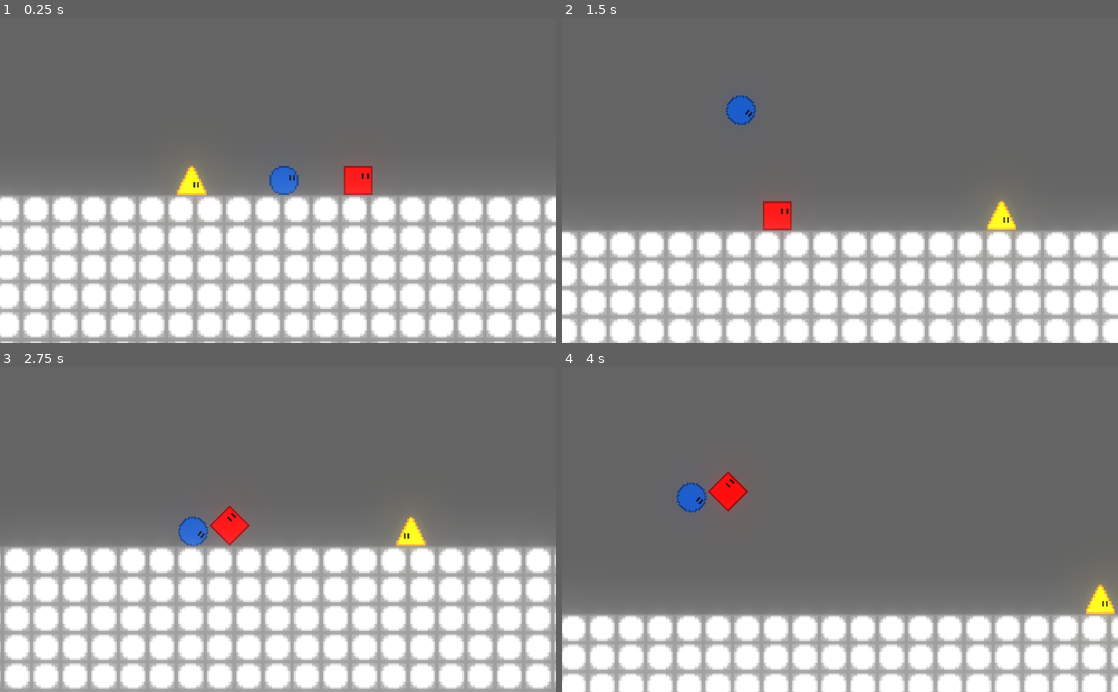
Above: before the commit, frames 1-4 (two rows, left to right).
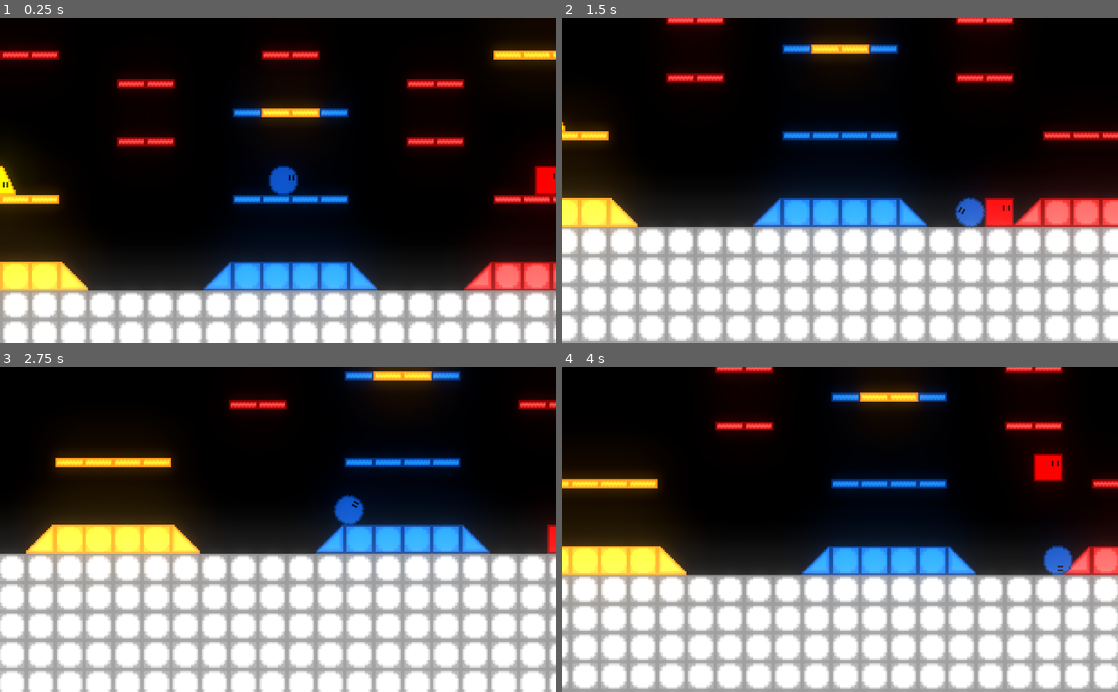
Above: after the commit, the same moments.

Repository: Kilka4/GeometricLogic
Game: Godot game, scene res://Scenes/Level1.tscn
The game is run twice, just before and just after one commit, with the same random seed, the same clock (stepped at 60 frames per second) and the same inputs. The project has no main scene, so this scene is started directly.
Inputs:
- Up to frame 1 (0.25 s): no input
- Up to frame 2 (1.5 s): tap Enter at 0.5 s; hold A (a) 0.53-1.28 s; hold Right (right) from 0.53 s (still down); tap Space (jump) at 0.77, 1.07 s; tap D (d) at 0.8, 1.35 s
- Up to frame 3 (2.75 s): tap Space (jump) at 1.52, 1.82 s; tap H (Player3h, bound only after the commit) at 1.55 s; release Right (right) at 2.03 s; hold Left (left) from 2.03 s (still down); hold H (Player3h, bound only after the commit) from 2.03 s (still down); tap K (Player3k, bound only after the commit) at 2.3 s
- Up to frame 4 (4 s): release Left (left) at 2.78 s; release H (Player3h, bound only after the commit) at 2.78 s; hold Right (right) from 2.78 s (still down); tap K (Player3k, bound only after the commit) at 2.85 s; tap Space (jump) at 3.02, 3.05, 3.32, 3.6, 3.77 s; tap W (Player1jump, bound only after the commit) at 3.8 s

The runs differ from the first frame. In frame 1, 95% of the frame differs, in the area x 0-100%, y 0-100%; in frame 2, 76%; in frame 3, 82%; in frame 4, 94%.

Commit message:
created a separate movement for each player

Diff:
--- a/Scenes/Camerafor3players.tscn
+++ b/Scenes/Camerafor3players.tscn
@@ -1,46 +1,8 @@
-[gd_scene load_steps=4 format=2]
+[gd_scene load_steps=2 format=2]
 
 [ext_resource path="res://Scripts/Camerafor3players.gd" type="Script" id=1]
-
-[sub_resource type="RectangleShape2D" id=1]
-extents = Vector2( 155.5, 10 )
-
-[sub_resource type="RectangleShape2D" id=2]
-extents = Vector2( 10, 109 )
 
 [node name="Camerafor3players" type="Camera2D"]
 current = true
 zoom = Vector2( 0.3, 0.3 )
 script = ExtResource( 1 )
-
-[node name="StaticBody2D" type="StaticBody2D" parent="."]
-collision_layer = 0
-collision_mask = 7
-
-[node name="CollisionShape2D" type="CollisionShape2D" parent="StaticBody2D"]
-position = Vector2( -0.5, -99 )
-shape = SubResource( 1 )
-
-[node name="StaticBody2D2" type="StaticBody2D" parent="."]
-collision_layer = 0
-collision_mask = 7
-
-[node name="CollisionShape2D" type="CollisionShape2D" parent="StaticBody2D2"]
-position = Vector2( 0, 98 )
-shape = SubResource( 1 )
-
-[node name="StaticBody2D3" type="StaticBody2D" parent="."]
-collision_layer = 0
-collision_mask = 7
-
-[node name="CollisionShape2D" type="CollisionShape2D" parent="StaticBody2D3"]
-position = Vector2( 162, 0 )
-shape = SubResource( 2 )
-
-[node name="StaticBody2D4" type="StaticBody2D" parent="."]
-collision_layer = 0
-collision_mask = 7
-
-[node name="CollisionShape2D" type="CollisionShape2D" parent="StaticBody2D4"]
-position = Vector2( -163, 0 )
-shape = SubResource( 2 )
--- a/Scenes/Level1.tscn
+++ b/Scenes/Level1.tscn
@@ -91,19 +91,19 @@
 position = Vector2( 1784, 456 )
 
 [node name="Triangle" parent="." instance=ExtResource( 1 )]
-position = Vector2( 414, -13 )
+position = Vector2( 1376, 400 )
 
 [node name="Circle" parent="." instance=ExtResource( 15 )]
-position = Vector2( 465, -10 )
+position = Vector2( 1532, 395 )
 
 [node name="Square" parent="." instance=ExtResource( 16 )]
-position = Vector2( 506, -10 )
+position = Vector2( 1679, 396 )
 
 [node name="Camerafor3players" parent="." instance=ExtResource( 14 )]
-position = Vector2( 464, -20 )
-player_1 = NodePath("../Triangle")
+position = Vector2( 1534, 387 )
+player_1 = NodePath("../Square")
 player_2 = NodePath("../Circle")
-player_3 = NodePath("../Square")
+player_3 = NodePath("../Triangle")
 
 [connection signal="Activated" from="WhiteButton" to="WhitewWall2" method="_on_WhiteButton_Activated"]
 [connection signal="Disabled" from="WhiteButton" to="WhitewWall2" method="_on_WhiteButton_Disabled"]
--- a/Scripts/Circle.gd
+++ b/Scripts/Circle.gd
@@ -14,9 +14,9 @@
 
 func get_input():
 	velocity.x = 0
-	var right = Input.is_action_pressed("d")
-	var left = Input.is_action_pressed("a")
-	var jump = Input.is_action_just_pressed("jump")
+	var right = Input.is_action_pressed("Player2rightarrow")
+	var left = Input.is_action_pressed("Player2leftarrow")
+	var jump = Input.is_action_just_pressed("Player2jumparrow")
 
 	if jump && is_on_floor():
 		jumping = true
--- a/Scripts/Square.gd
+++ b/Scripts/Square.gd
@@ -14,9 +14,9 @@
 
 func get_input():
 	velocity.x = 0
-	var right = Input.is_action_pressed("d")
-	var left = Input.is_action_pressed("a")
-	var jump = Input.is_action_just_pressed("jump")
+	var right = Input.is_action_pressed("Player1d")
+	var left = Input.is_action_pressed("Player1a")
+	var jump = Input.is_action_just_pressed("Player1jump")
 	var right_rotation = Input.is_action_just_pressed("right")
 	var left_rotation = Input.is_action_just_pressed("left")
 
--- a/Scripts/triangle.gd
+++ b/Scripts/triangle.gd
@@ -14,9 +14,9 @@
 
 func get_input():
 	velocity.x = 0
-	var right = Input.is_action_pressed("ui_right")
-	var left = Input.is_action_pressed("ui_left")
-	var jump = Input.is_action_just_pressed("ui_up")
+	var right = Input.is_action_pressed("Player3k")
+	var left = Input.is_action_pressed("Player3h")
+	var jump = Input.is_action_just_pressed("Player3jump")
 	var right_rotation = Input.is_action_just_pressed("right")
 	var left_rotation = Input.is_action_just_pressed("left")
 
--- a/project.godot
+++ b/project.godot
@@ -49,6 +49,51 @@
 , Object(InputEventJoypadButton,"resource_local_to_scene":false,"resource_name":"","device":0,"button_index":2,"pressure":0.0,"pressed":false,"script":null)
  ]
 }
+Player1a={
+"deadzone": 0.5,
+"events": [ Object(InputEventKey,"resource_local_to_scene":false,"resource_name":"","device":0,"alt":false,"shift":false,"control":false,"meta":false,"command":false,"pressed":false,"scancode":65,"physical_scancode":0,"unicode":0,"echo":false,"script":null)
+ ]
+}
+Player1d={
+"deadzone": 0.5,
+"events": [ Object(InputEventKey,"resource_local_to_scene":false,"resource_name":"","device":0,"alt":false,"shift":false,"control":false,"meta":false,"command":false,"pressed":false,"scancode":68,"physical_scancode":0,"unicode":0,"echo":false,"script":null)
+ ]
+}
+Player1jump={
+"deadzone": 0.5,
+"events": [ Object(InputEventKey,"resource_local_to_scene":false,"resource_name":"","device":0,"alt":false,"shift":false,"control":false,"meta":false,"command":false,"pressed":false,"scancode":87,"physical_scancode":0,"unicode":0,"echo":false,"script":null)
+ ]
+}
+Player3h={
+"deadzone": 0.5,
+"events": [ Object(InputEventKey,"resource_local_to_scene":false,"resource_name":"","device":0,"alt":false,"shift":false,"control":false,"meta":false,"command":false,"pressed":false,"scancode":72,"physical_scancode":0,"unicode":0,"echo":false,"script":null)
+ ]
+}
+Player3k={
+"deadzone": 0.5,
+"events": [ Object(InputEventKey,"resource_local_to_scene":false,"resource_name":"","device":0,"alt":false,"shift":false,"control":false,"meta":false,"command":false,"pressed":false,"scancode":75,"physical_scancode":0,"unicode":0,"echo":false,"script":null)
+ ]
+}
+Player3jump={
+"deadzone": 0.5,
+"events": [ Object(InputEventKey,"resource_local_to_scene":false,"resource_name":"","device":0,"alt":false,"shift":false,"control":false,"meta":false,"command":false,"pressed":false,"scancode":85,"physical_scancode":0,"unicode":0,"echo":false,"script":null)
+ ]
+}
+Player2leftarrow={
+"deadzone": 0.5,
+"events": [ Object(InputEventKey,"resource_local_to_scene":false,"resource_name":"","device":0,"alt":false,"shift":false,"control":false,"meta":false,"command":false,"pressed":false,"scancode":16777231,"physical_scancode":0,"unicode":0,"echo":false,"script":null)
+ ]
+}
+Player2rightarrow={
+"deadzone": 0.5,
+"events": [ Object(InputEventKey,"resource_local_to_scene":false,"resource_name":"","device":0,"alt":false,"shift":false,"control":false,"meta":false,"command":false,"pressed":false,"scancode":16777233,"physical_scancode":0,"unicode":0,"echo":false,"script":null)
+ ]
+}
+Player2jumparrow={
+"deadzone": 0.5,
+"events": [ Object(InputEventKey,"resource_local_to_scene":false,"resource_name":"","device":0,"alt":false,"shift":false,"control":false,"meta":false,"command":false,"pressed":false,"scancode":16777232,"physical_scancode":0,"unicode":0,"echo":false,"script":null)
+ ]
+}
 
 [layer_names]
 
@@ -88,4 +133,5 @@
 
 [rendering]
 
+environment/default_clear_color=Color( 0, 0, 0, 1 )
 environment/default_environment="res://default_env.tres"
